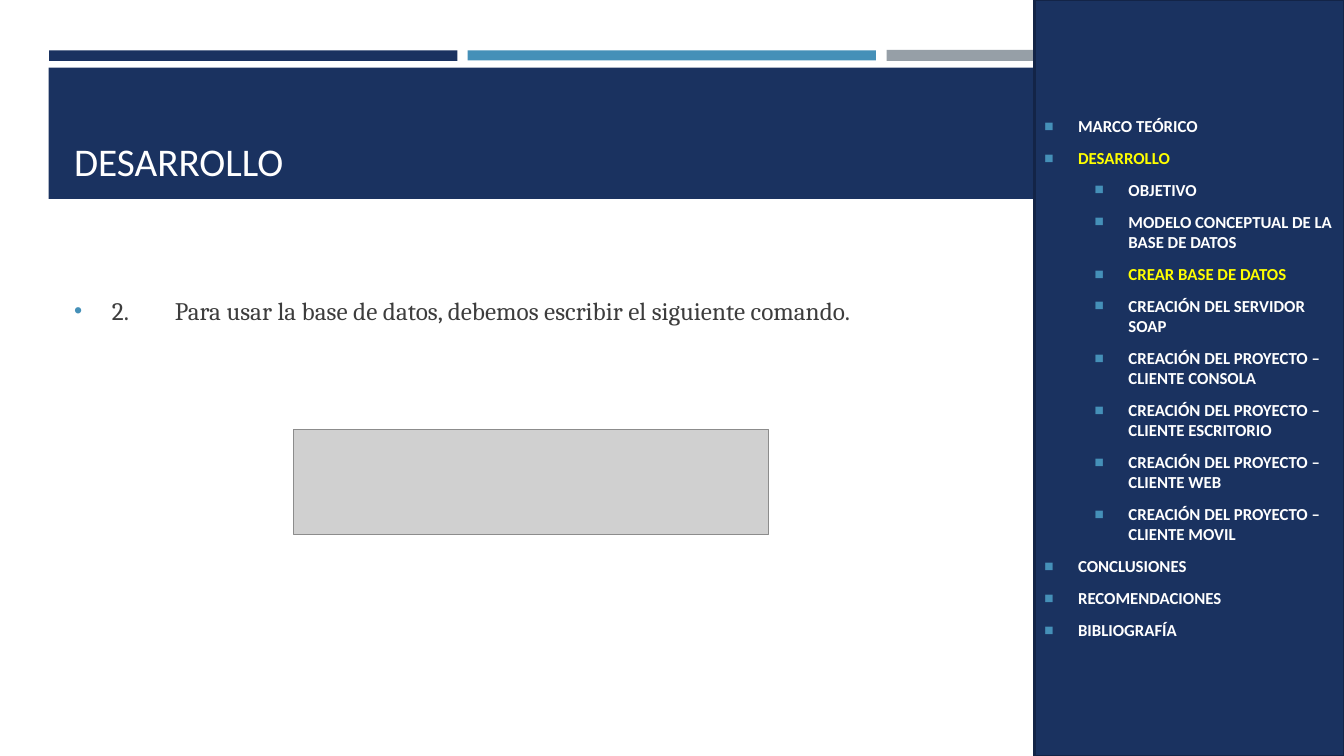
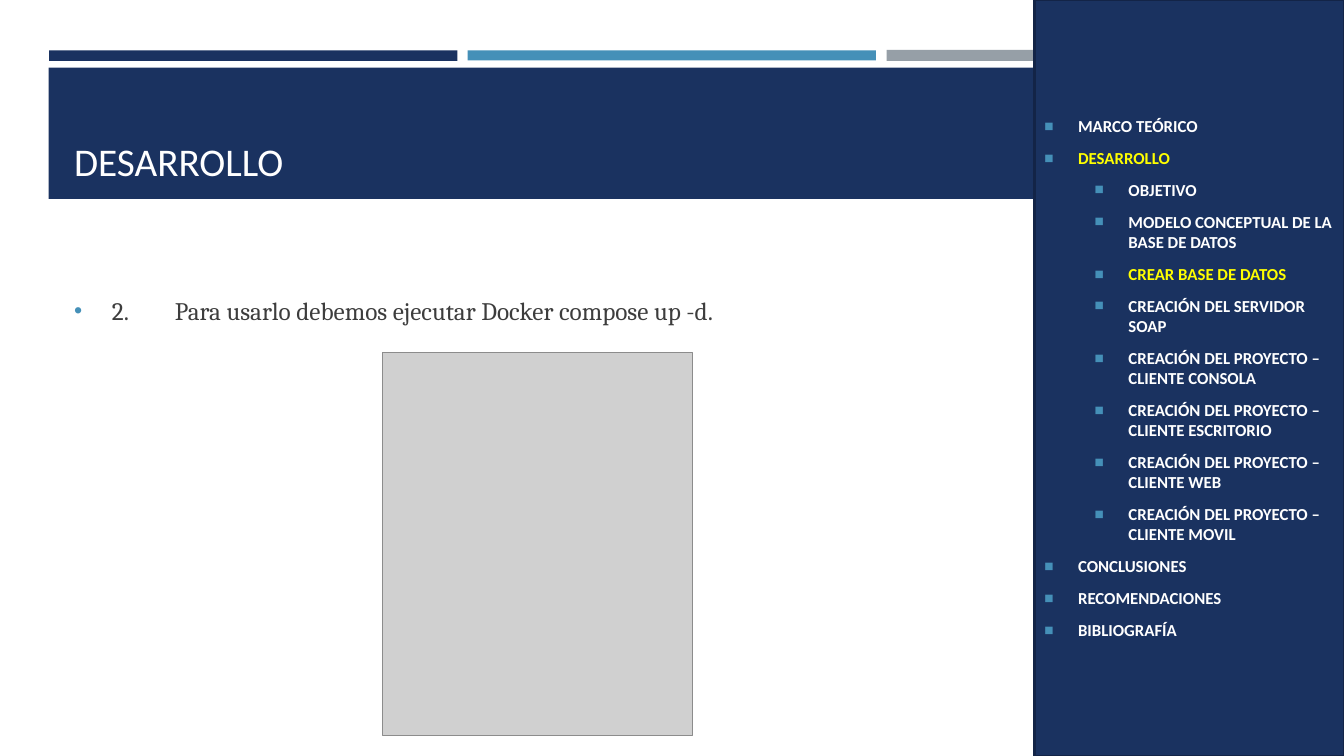
Before and after one commit to MateoMedranda/SoftwareArchitecture_Monster, a slide deck: slide 6 of TG.1.1. PAO202651_EUREKABANK_SOAP_JAVA_NRC36884_GR07/05. DOCUMENTACION/SOAP_EUREKABANK_JAVA_SOAP_GR07.pptx. Drawn at 1344x756 pixels with LibreOffice and Linux fonts; fonts in the diff are those of the drawing; grey boxes stand for pictures. Boxes give left, top, right and bottom in pixels: in the first picture for what was removed or moved away, otherwise in the second. Text is boxed around its words. In the diff, an @@ line names an element or a change of style, - is before the commit and + after.

Commit message:
doc: presentación completa para soap java bdd

```diff
--- a/TG.1.1. PAO202651_EUREKABANK_SOAP_JAVA_NRC36884_GR07/05. DOCUMENTACION/SOAP_EUREKABANK_JAVA_SOAP_GR07.pptx
+++ b/TG.1.1. PAO202651_EUREKABANK_SOAP_JAVA_NRC36884_GR07/05. DOCUMENTACION/SOAP_EUREKABANK_JAVA_SOAP_GR07.pptx
@@ text at box(112, 302, 713, 326): text changed @@
-• 2. Para usar la base de datos, debemos escribir el siguiente comando.
+• 2. Para usarlo debemos ejecutar Docker compose up -d.
@@ picture added at box(383, 353, 693, 736) @@
@@ picture removed at box(293, 430, 768, 535) @@
```
Also in this commit, not shown: 27 other slides changed, 2 slides removed, 2 other files.
